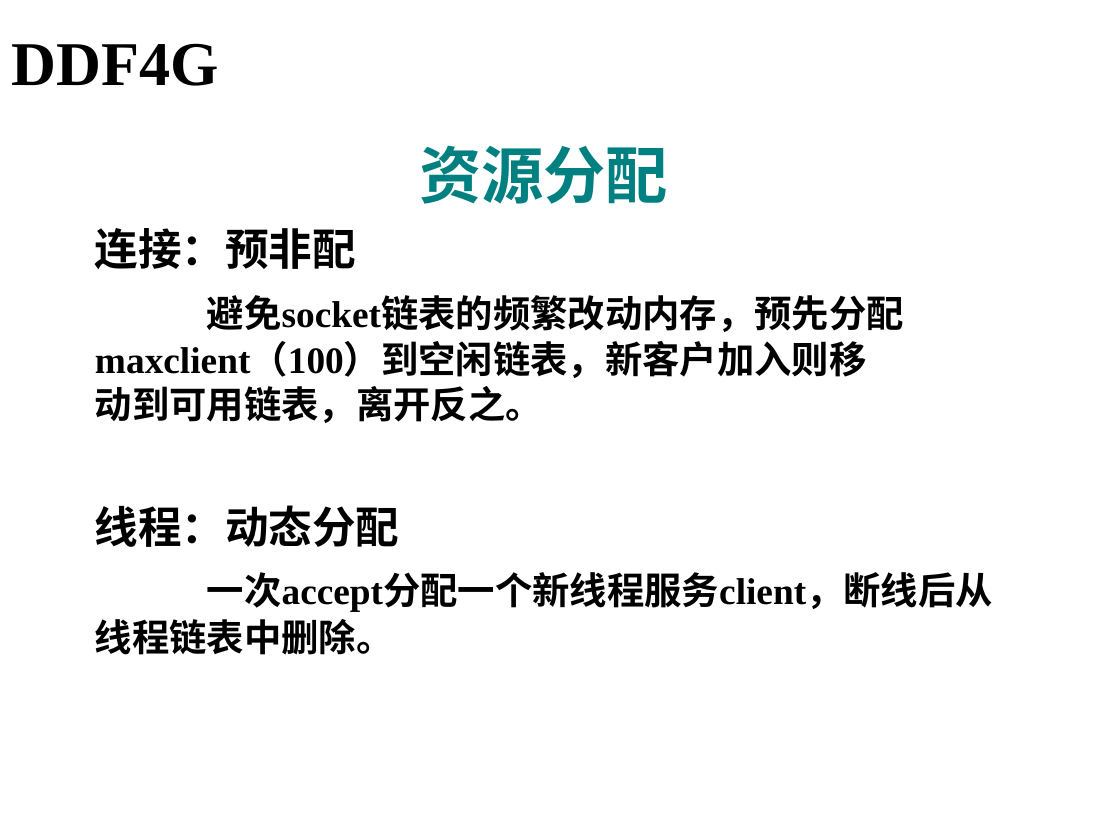
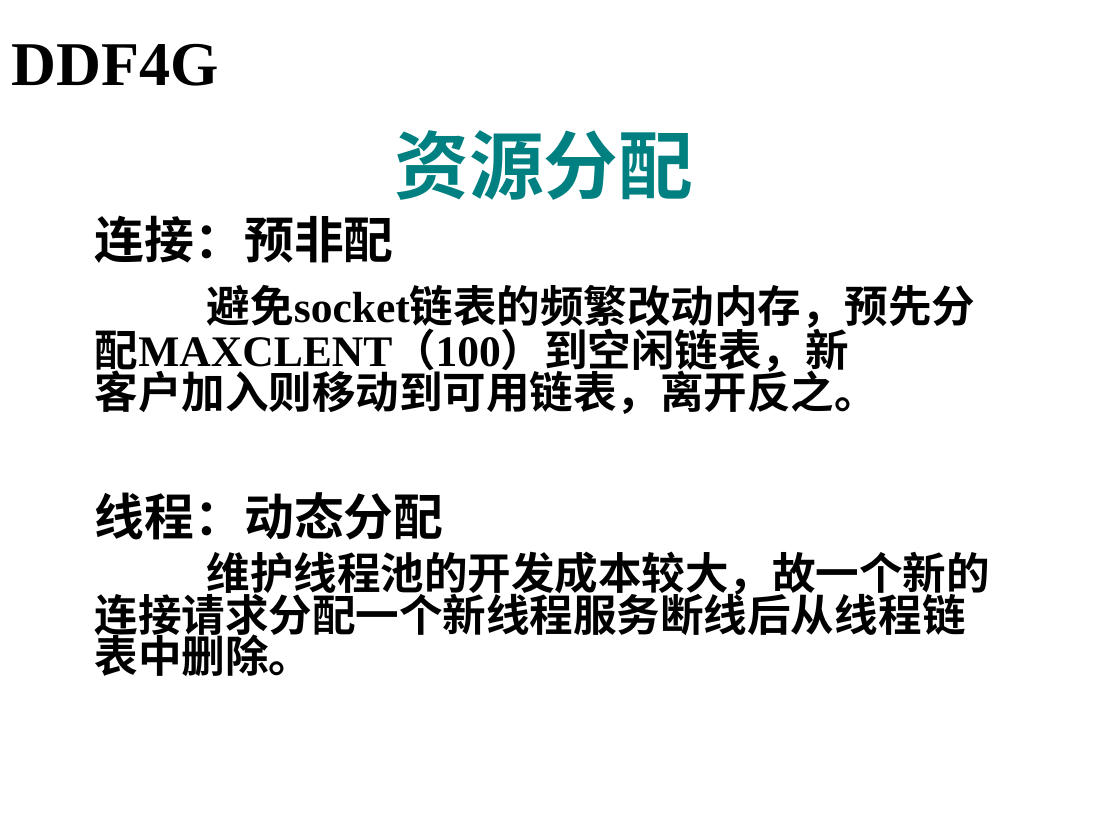
Before and after one commit to ingex0/smarttank, a slide deck: slide 5 of SmartProject/trunk/Alpha/服务器文档/GameServer架构.ppt. Drawn at 1120x840 pixels with LibreOffice and Linux fonts; fonts in the diff are those of the drawing; background and template pictures are left out. Boxes give left, top, right and bottom in pixels: in the first picture for what was removed or moved away, otherwise in the second. Text is boxed around its words. In the diff, an @@ line names an element or a change of style, - is before the commit and + after.

```diff
--- a/SmartProject/trunk/Alpha/服务器文档/GameServer架构.ppt
+++ b/SmartProject/trunk/Alpha/服务器文档/GameServer架构.ppt
@@ text at (95, 130, 694, 540): size 40 to 48 pt in "资源分配"; size 28 to 32 pt in "连接：预非配", "线程：动态分配"; line spacing 1 to 0.8; more space between paragraphs @@
@@ text at (95, 285, 975, 414): text changed; size 24 to 28 pt @@
-避免socket链表的频繁改动内存，预先分配 maxclient（100）到空闲链表，新客户加入则移 动到可用链表，离开反之。
+避免socket链表的频繁改动内存，预先分 配MAXCLENT（100）到空闲链表，新 客户加入则移动到可用链表，离开反之。
@@ text at (95, 551, 990, 676): text changed; size 24 to 28 pt @@
-一次accept分配一个新线程服务client，断线后从 线程链表中删除。
+维护线程池的开发成本较大，故一个新的 连接请求分配一个新线程服务断线后从线 程链表中删除。
```
Also in this commit, not shown: 5 other slides changed.
